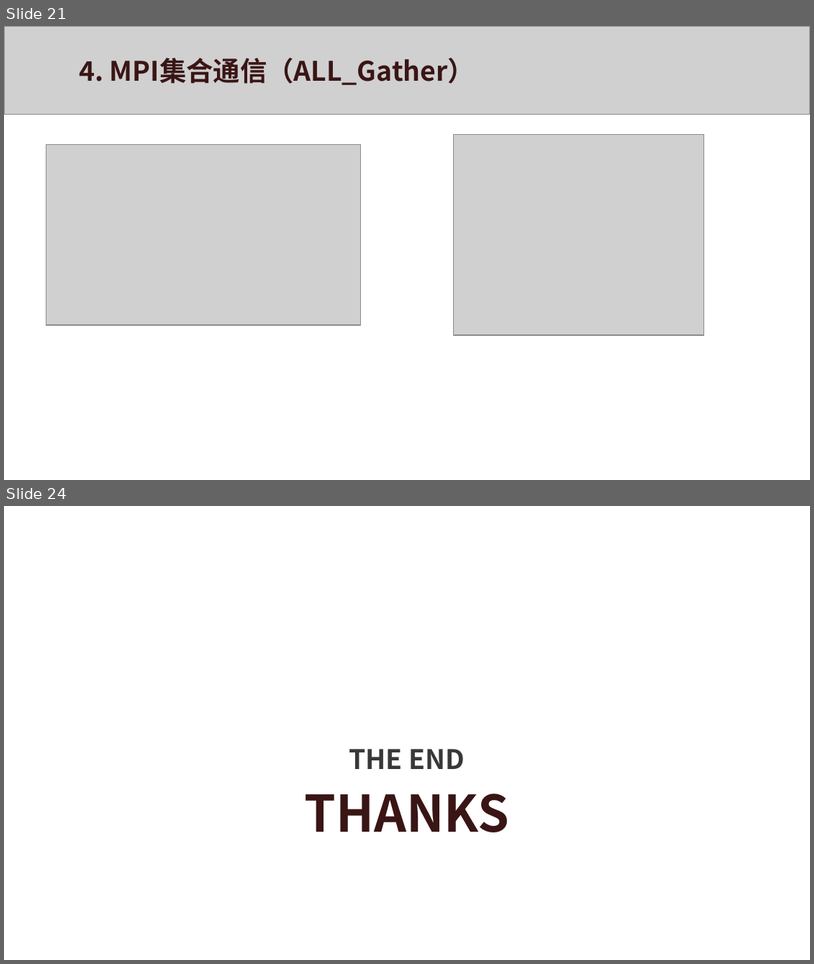
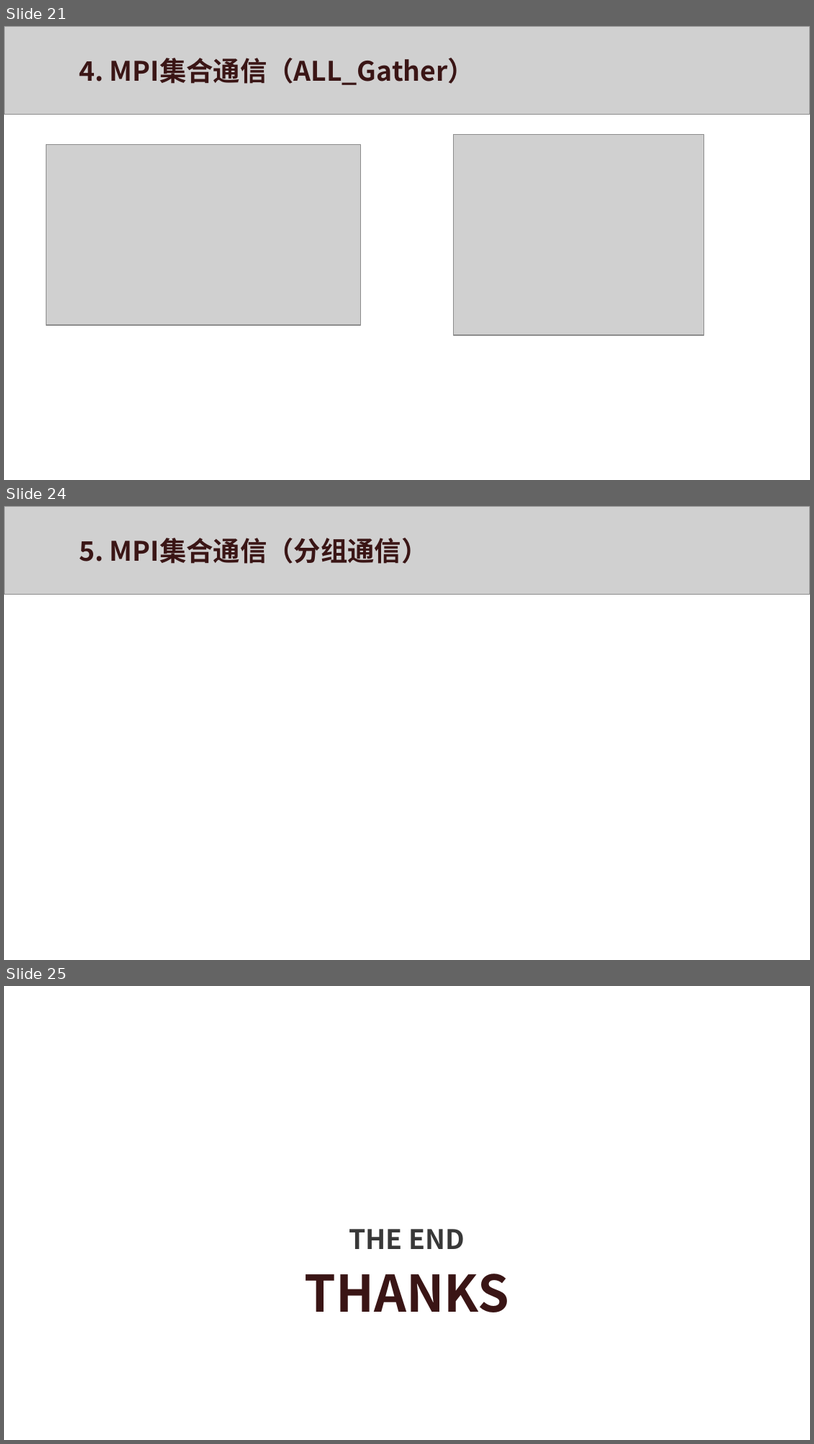
Before and after one commit to xws117/Bilibili-tutorial, a slide deck: MPI.pptx. Shown one above the other, each under a label of ours: slides 21 and 24 before the commit, slides 21, 24 and 25 after it; the slides between them are not shown. The pictures are 814x964 and 814x1444 pixels, drawn with LibreOffice and Linux fonts; fonts in the diff are those of the drawing; grey boxes stand for pictures; background and template pictures are left out. Boxes give left, top, right and bottom in pixels: in the first picture for what was removed or moved away, otherwise in the second. Text is boxed around its words. In the diff, an @@ line names an element or a change of style, - is before the commit and + after.

```diff
--- a/MPI.pptx
+++ b/MPI.pptx
@@ slide 24 added at box(4, 506, 810, 960), background #FFFFFF @@
@@ picture added at box(4, 506, 810, 594) @@
@@ text added at box(79, 538, 428, 564), 24 pt, text #3A1515, bold @@
+5. MPI集合通信（分组通信）
@@ what was slide 24 is now slide 25 @@
```
Also in this commit, not shown: 1 slide changed, 2 other slides added, 1 slide removed.
